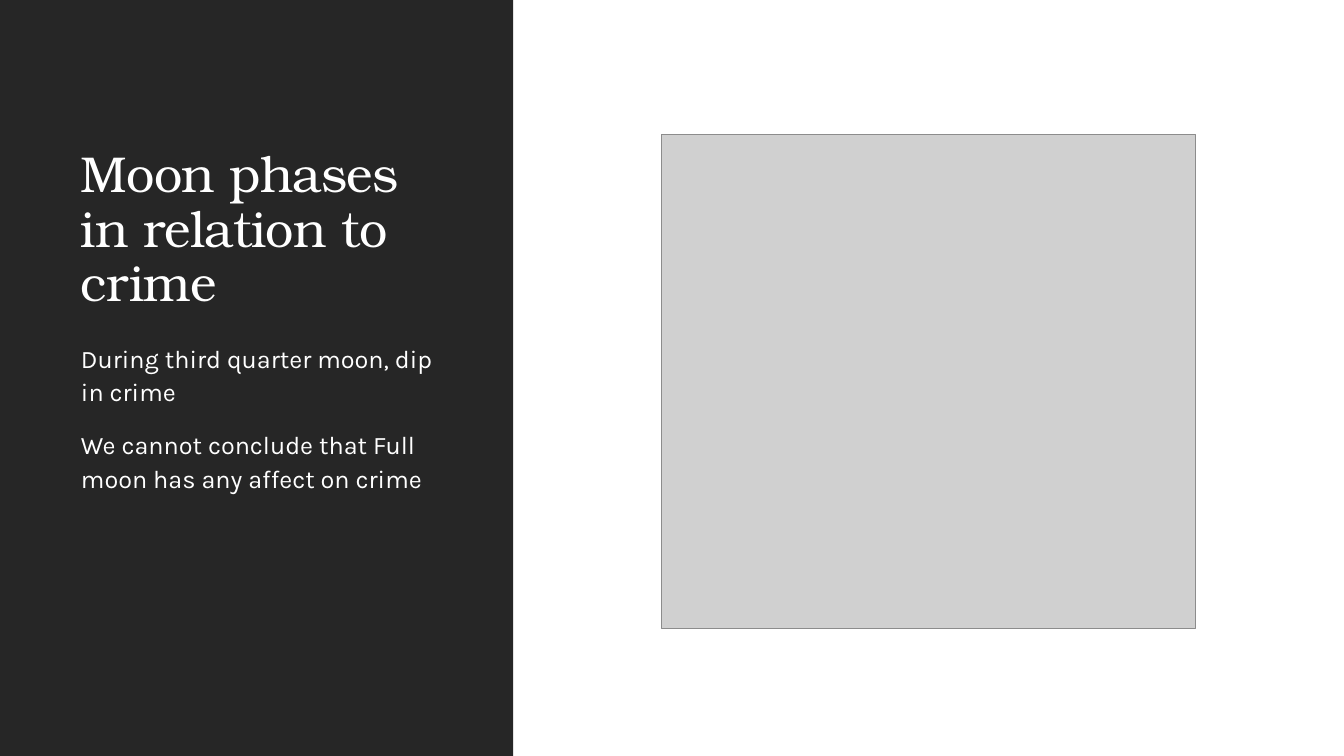
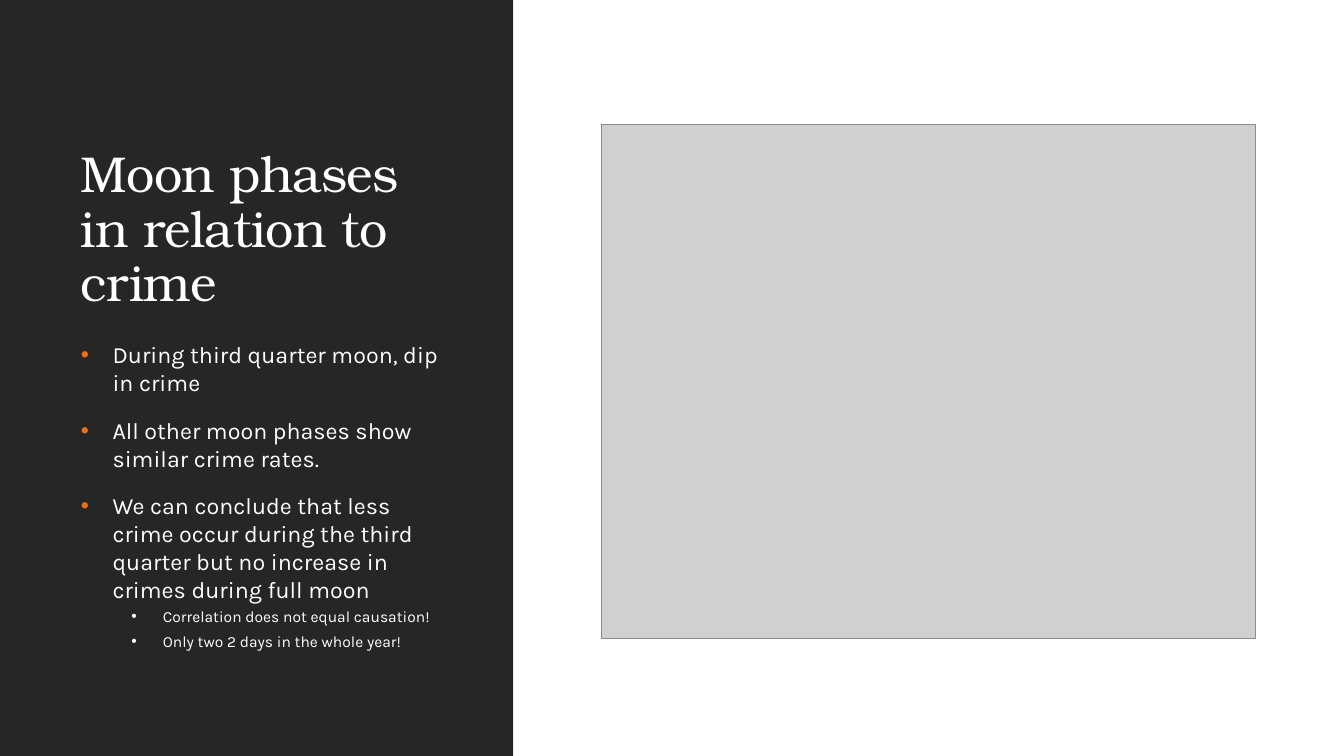
Before and after one commit to elqban753/ATL-weather-and-Crime, a slide deck: slide 11 of Crime Rate in relation to Weather in Atlanta.pptx. Drawn at 1344x756 pixels with LibreOffice and Linux fonts; fonts in the diff are those of the drawing; grey boxes stand for pictures. Boxes give left, top, right and bottom in pixels: in the first picture for what was removed or moved away, otherwise in the second. Text is boxed around its words. In the diff, an @@ line names an element or a change of style, - is before the commit and + after.

```diff
--- a/Crime Rate in relation to Weather in Atlanta.pptx
+++ b/Crime Rate in relation to Weather in Atlanta.pptx
@@ picture: place and size @@
-picture at [661, 134, 1196, 628]
+picture at [602, 124, 1255, 638]
@@ text at [113, 347, 437, 392]: size 18 to 16.6 pt in "During third quarter moon, dip in crime"; bullet none to •; line spacing 1.1 to 1 @@
@@ text at [113, 423, 430, 651]: text changed; size 18 to 16.6 pt @@
-We cannot conclude that Full moon has any affect on crime
+• All other moon phases show similar crime rates.
+• We can conclude that less crime occur during the third quarter but no increase in crimes during full moon
+  • Correlation does not equal causation!
+  • Only two 2 days in the whole year!
```
Also in this commit, not shown: 9 other slides changed, 2 slides added, 1 slide removed, 1 other file.
